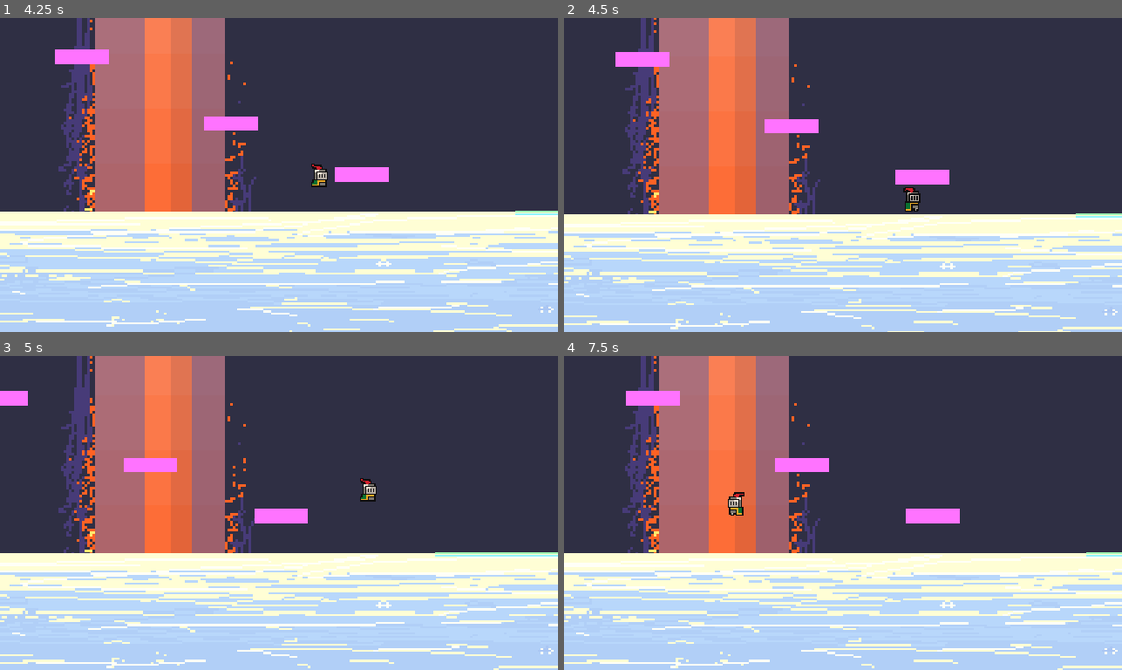
Above: before the commit, frames 1-4 (two rows, left to right).
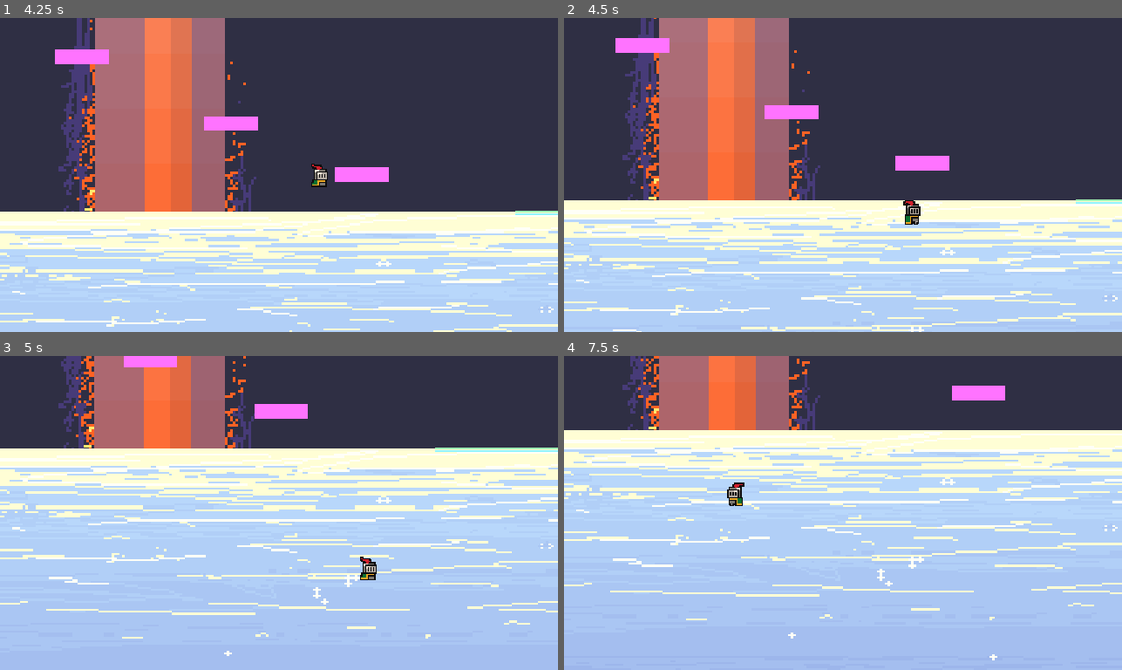
Above: after the commit, the same moments.

Repository: pihusharma13/The-Reflection-of-You
Game: Godot game, scene res://Scenes/main_menu.tscn
The game is run twice, just before and just after one commit, with the same random seed, the same clock (stepped at 60 frames per second) and the same inputs. The engine's default icon, where the game draws it, is replaced by a stand-in: a white triangle on a blue panel in a dark square.
Inputs (mouse positions are in pixels of both pictures, inside the frame that each line leads up to):
- Up to frame 1 (4.25 s): click (279, 278) at 0.5 s; hold D (right) 1.28-2.78 s; tap E (reflect, bound only after the commit) at 1.35, 2.3, 3.8 s; tap Space (jump) at 1.52, 1.55, 1.82, 2.1, 2.27, 2.57, 3.05, 3.77, 4.07 s; hold A (left) 2.78-3.53 s; tap Ctrl (dash) at 2.85 s; hold D (right) from 3.53 s (still down); tap Shift (run) at 3.6 s
- Up to frame 2 (4.5 s): keep holding D (right); tap E (reflect, bound only after the commit) at 4.35 s
- Up to frame 3 (5 s): keep holding D (right); tap Space (jump) at 4.52, 4.55, 4.82 s
- Up to frame 4 (7.5 s): release D (right) at 5.03 s; hold A (left) 5.03-5.78 s; tap E (reflect, bound only after the commit) at 5.1, 6.8 s; tap Space (jump) at 5.27, 5.57, 5.85, 6.77, 7.07 s; hold D (right) 5.78-6.53 s; hold A (left) from 6.53 s (still down); tap Ctrl (dash) at 6.6 s; hold Shift (run) from 7.28 s (still down)

Frame 1 is identical in both runs. In frame 2, 23% of the frame differs, in the area x 0-100%, y 0-100%; in frame 3, 52%; in frame 4, 61%.

Commit message:
reflection

Diff:
--- a/a-reflection-of-you/Scripts/PlayerController.gd
+++ b/a-reflection-of-you/Scripts/PlayerController.gd
@@ -36,7 +36,7 @@
 		cur_coyote_time = coyote_time
 	else:
 		if cur_coyote_time > 0: cur_coyote_time -= delta
-		velocity.y += gravity * delta
+		velocity.y -= gravity * delta * up_direction.y
 
 	var speed
 	if Input.is_action_pressed("run"):
@@ -62,7 +62,7 @@
 	# Handle jump.
 	if Input.is_action_just_pressed("jump") and cur_coyote_time > 0:
 		has_jumped = true
-		velocity.y = jump_force
+		velocity.y = jump_force * -1 * up_direction.y
 		# animated_sprite.play("Jump")
 
 	if Input.is_action_just_released("jump") and velocity.y < 0:
@@ -74,6 +74,10 @@
 		dash_start_position = position.x
 		dash_direction = direction
 		dash_timer = dash_cooldown
+
+	if Input.is_action_just_pressed("reflect") and is_on_floor():
+		global_position.y = -(global_position.y - reflection_y) + reflection_y
+		up_direction.y *= -1
 
 	# Performs actual dash
 	if is_dashing:
--- a/a-reflection-of-you/project.godot
+++ b/a-reflection-of-you/project.godot
@@ -50,6 +50,11 @@
 "events": [Object(InputEventKey,"resource_local_to_scene":false,"resource_name":"","device":-1,"window_id":0,"alt_press …(195 unchanged characters)…
 ]
 }
+reflect={
+"deadzone": 0.2,
+"events": [Object(InputEventKey,"resource_local_to_scene":false,"resource_name":"","device":-1,"window_id":0,"alt_pressed":false,"shift_pressed":false,"ctrl_pressed":false,"meta_pressed":false,"pressed":false,"keycode":0,"physical_keycode":69,"key_label":0,"unicode":101,"location":0,"echo":false,"script":null)
+]
+}
 
 [physics]
 
